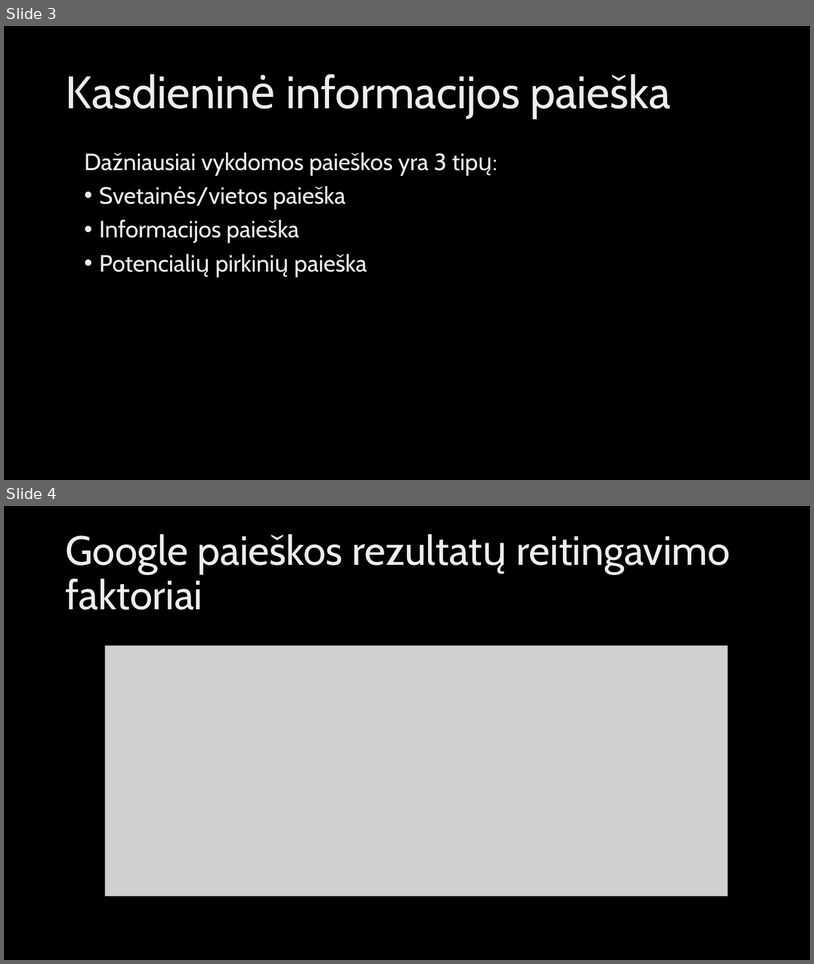
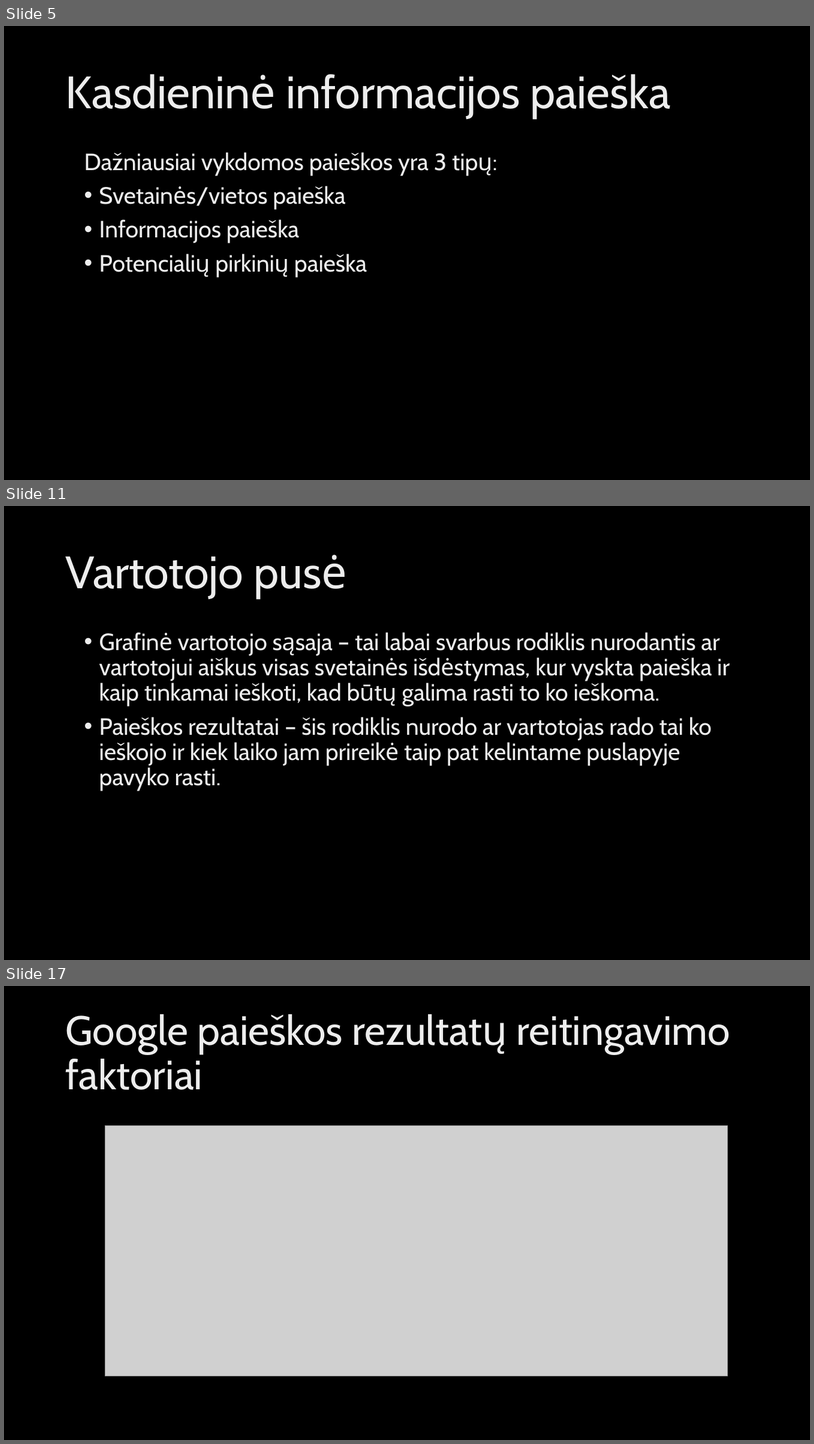
Before and after one commit to MariusKra/InformaciniuSistemuProjektas, a slide deck: IIS pristatymas/Žiniatinklio paieškos rezultatų kokybės vertinimas.pptx. Shown one above the other, each under a label of ours: slides 3 and 4 before the commit, slides 5, 11 and 17 after it; the slides between them are not shown. The pictures are 814x964 and 814x1444 pixels, drawn with LibreOffice and Linux fonts; fonts in the diff are those of the drawing; grey boxes stand for pictures; background and template pictures are left out. Boxes give left, top, right and bottom in pixels: in the first picture for what was removed or moved away, otherwise in the second. Text is boxed around its words. In the diff, an @@ line names an element or a change of style, - is before the commit and + after.

```diff
--- a/IIS pristatymas/Žiniatinklio paieškos rezultatų kokybės vertinimas.pptx
+++ b/IIS pristatymas/Žiniatinklio paieškos rezultatų kokybės vertinimas.pptx
@@ slide 11 added at (4,506,810,960), background picture (left out) @@
@@ title added at (65,555,347,598), 54 pt, text gradient #BFBFBF to #EDEDED to #FFFFFF @@
+Vartotojo pusė
@@ text added at (99,632,730,791), 28 pt, text gradient #BFBFBF to #EDEDED to #FFFFFF @@
+• Grafinė vartotojo sąsaja – tai labai svarbus rodiklis nurodantis ar vartotojui aiškus visas svetainės išdėstymas, kur vyskta paieška ir kaip tinkamai ieškoti, kad būtų galima rasti to ko ieškoma.
+• Paieškos rezultatai – šis rodiklis nurodo ar vartotojas rado tai ko ieškojo ir kiek laiko jam prireikė taip pat kelintame puslapyje pavyko rasti.
@@ what was slide 3 is now slide 5 @@
@@ what was slide 4 is now slide 17 @@
```
Also in this commit, not shown: 2 slides changed, 21 other slides added.
